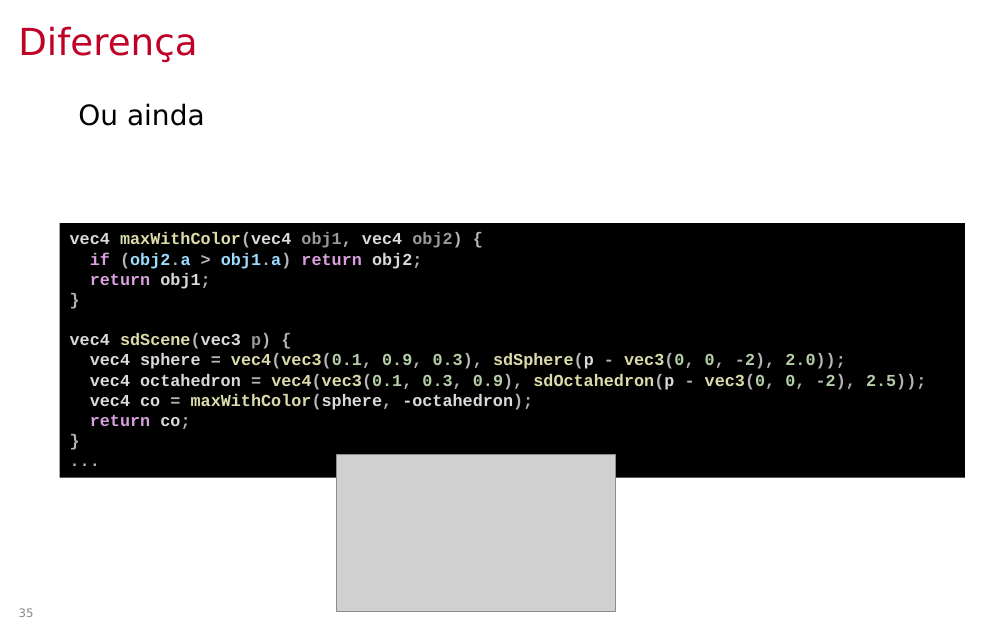
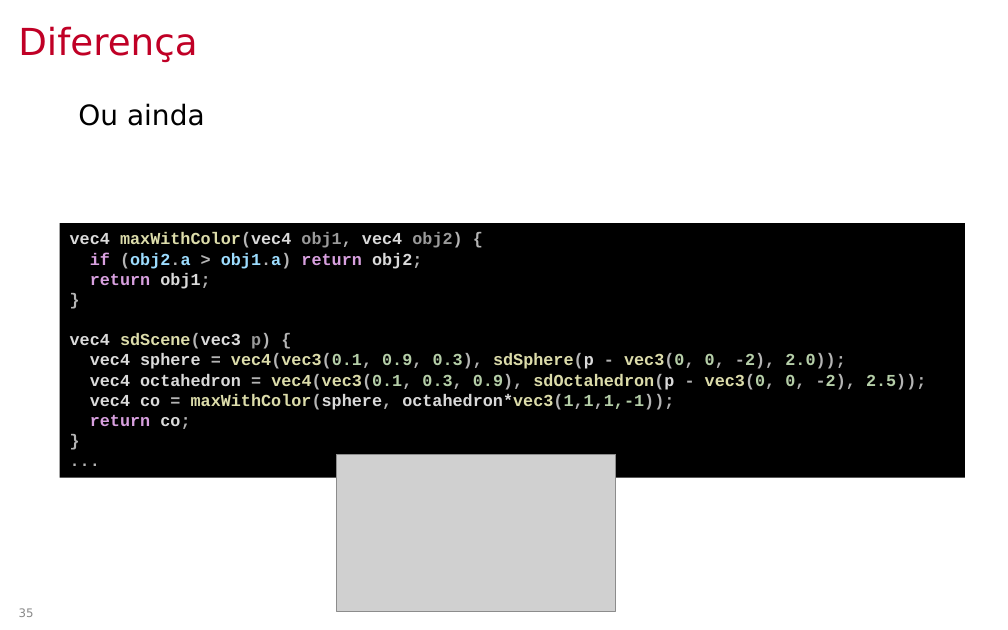
Before and after one commit to lpsoares/ComputacaoGrafica, a slide deck: slide 35 of content/aulas/23-ray_marching/aula23_ray_marching.pptx. Drawn at 1008x630 pixels with LibreOffice and Linux fonts; fonts in the diff are those of the drawing; grey boxes stand for pictures; background and template pictures are left out. Boxes give left, top, right and bottom in pixels: in the first picture for what was removed or moved away, otherwise in the second. Text is boxed around its words. In the diff, an @@ line names an element or a change of style, - is before the commit and + after.

```diff
--- a/content/aulas/23-ray_marching/aula23_ray_marching.pptx
+++ b/content/aulas/23-ray_marching/aula23_ray_marching.pptx
@@ text in rectangle at (90, 394, 674, 410): text changed @@
-vec4 co = maxWithColor(sphere, -octahedron);
+vec4 co = maxWithColor(sphere, octahedron*vec3(1,1,1,-1));
```
Also in this commit, not shown: 2 other slides changed, 4 other files.
